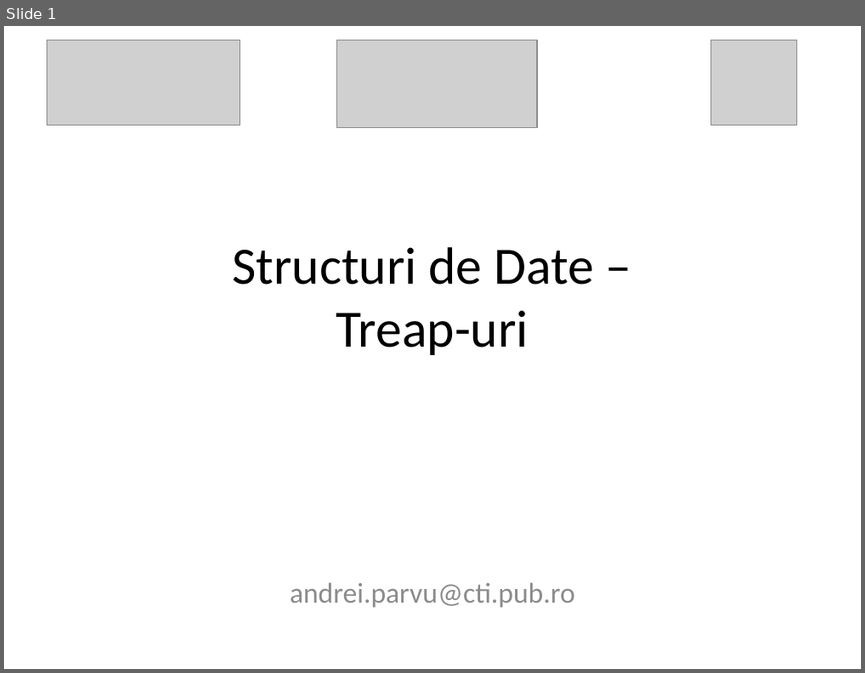
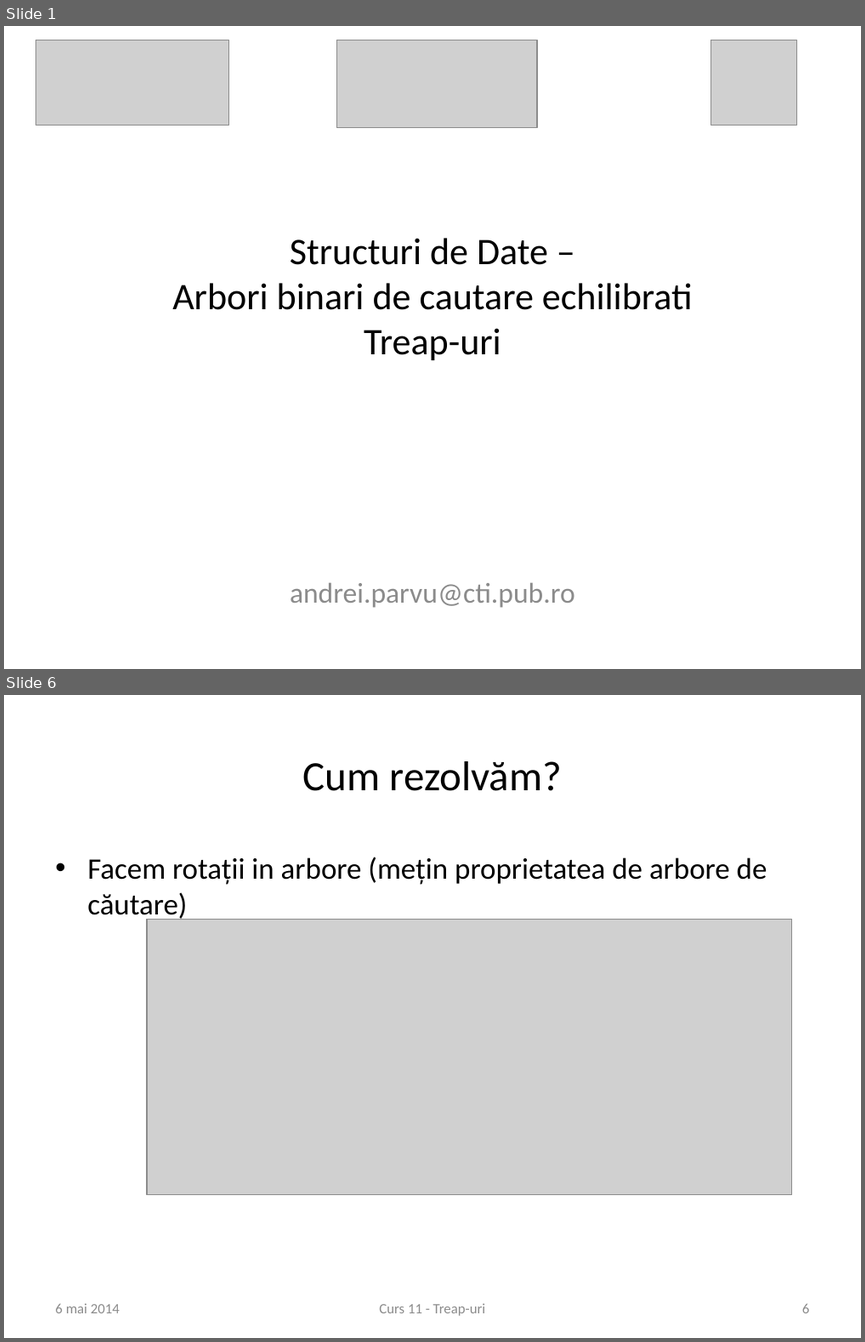
Before and after one commit to andreiparvu/treaps, a slide deck: curs11.pptx. Shown one above the other, each under a label of ours: slide 1 before the commit, slides 1 and 6 after it; the slides between them are not shown. The pictures are 865x673 and 865x1342 pixels, drawn with LibreOffice and Linux fonts; fonts in the diff are those of the drawing; grey boxes stand for pictures; background and template pictures are left out. Boxes give left, top, right and bottom in pixels: in the first picture for what was removed or moved away, otherwise in the second. Text is boxed around its words. In the diff, an @@ line names an element or a change of style, - is before the commit and + after.

```diff
--- a/curs11.pptx
+++ b/curs11.pptx
@@ slide 6 added at (4, 695, 861, 1338), background #FFFFFF @@
@@ title added at (303, 761, 562, 791), 35 pt, text #000000 @@
+Cum rezolvăm?
@@ text added at (87, 857, 767, 922), 25 pt, text #000000 @@
+• Facem rotații in arbore (mețin proprietatea de arbore de căutare)
@@ picture added at (147, 919, 791, 1195) @@
@@ text added at (55, 1303, 120, 1313), 12 pt, text #8C8C8C @@
+6 mai 2014
@@ text added at (379, 1303, 486, 1315), 12 pt, text #8C8C8C @@
+Curs 11 - Treap-uri
@@ page number added at (802, 1304, 809, 1313), 12 pt, text #8C8C8C @@
+6
@@ slide 1 changed as well @@
@@ picture: place and size @@
-picture at (46, 40, 239, 125)
+picture at (36, 40, 229, 125)
@@ title at (172, 238, 692, 360): text changed; size 44 to 31.5 pt @@
-Structuri de Date –
-Treap-uri
+Structuri de Date –
+Arbori binari de cautare echilibrati
+Treap-uri
```
Also in this commit, not shown: 1 other slide changed, 17 other slides added, 1 other file.
